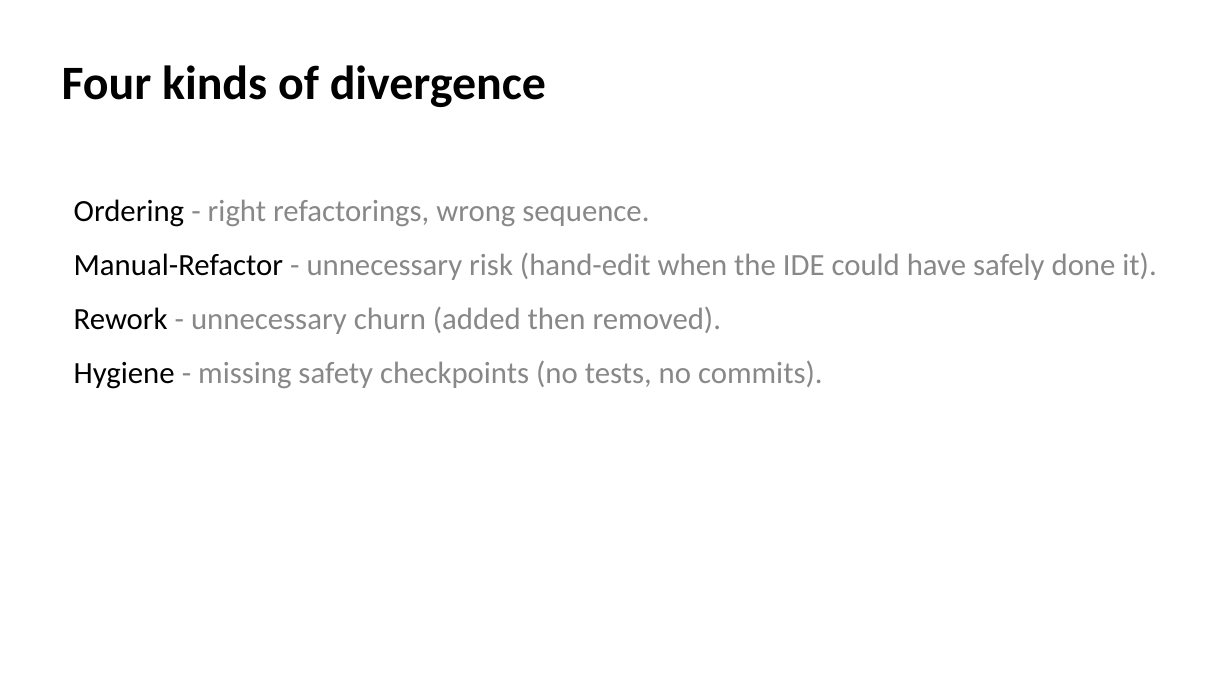
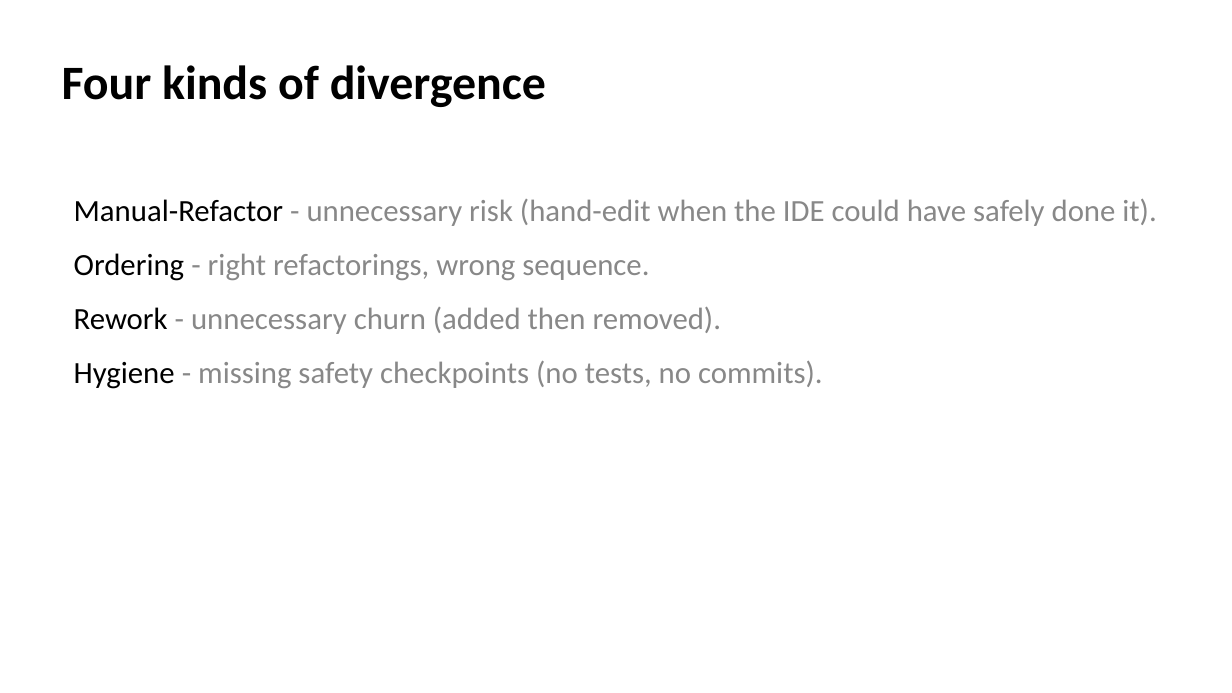
Before and after one commit to EthanHosier/fyp, a slide deck: slide 7 of presentation/slides.pptx. Drawn at 1232x693 pixels with LibreOffice and Linux fonts; fonts in the diff are those of the drawing. Boxes give left, top, right and bottom in pixels: in the first picture for what was removed or moved away, otherwise in the second. Text is boxed around its words. In the diff, an @@ line names an element or a change of style, - is before the commit and + after.

```diff
--- a/presentation/slides.pptx
+++ b/presentation/slides.pptx
@@ text at (x1=74, y1=199, x2=1156, y2=226): paragraph added @@
+• Manual-Refactor - unnecessary risk (hand-edit when the IDE could have safely done it).
@@ text at (x1=74, y1=253, x2=1156, y2=280): paragraph removed @@
-• Manual-Refactor - unnecessary risk (hand-edit when the IDE could have safely done it).
```
Also in this commit, not shown: 5 other slides changed, 2 slides removed, 1 other file.
